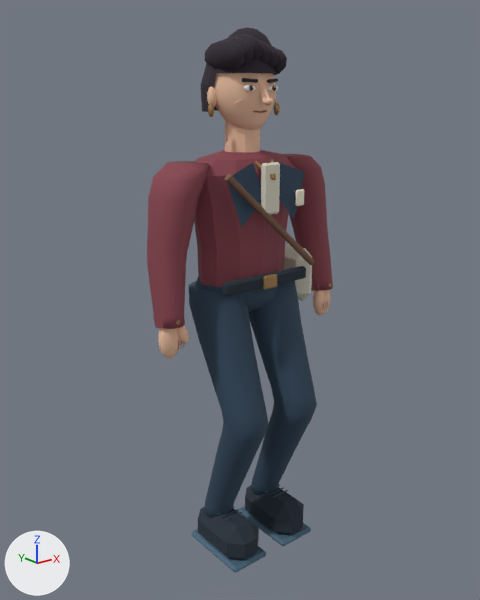
The glTF model public/assets/theater/witness.glb, before and after one commit.
Rendered twice from a camera (50 mm lens) standing at (-1.371, -1.702, 1.597) and looking at (-0.015, -0.007, 0.919). Lighting does not change. The marker at lower left points along +X, +Y and +Z. The picture after the commit comes second. Vertices at exactly the same position are counted once.

In view in the first picture: 'witness_skinned_mesh'.
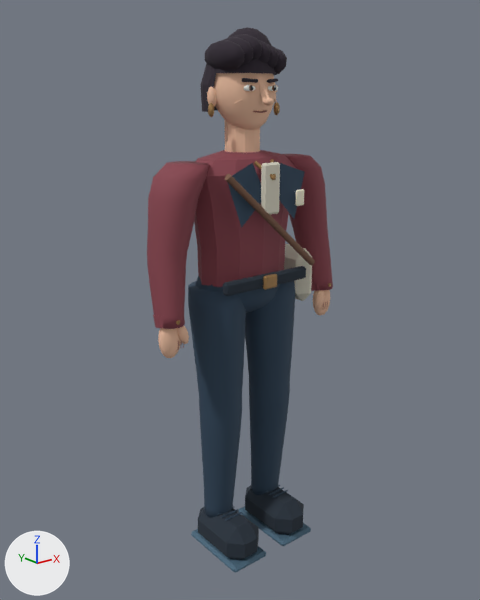
What changed in the scene script:
```text
Change me_tailored_torso_001:
    used by ob_witness_skinned_mesh; location = (0.0, 0.0, 0.0)
    remove me_tailored_torso_001.from_pydata(...)  # 3640 vertices, 6952 faces; spans x -0.37..0.37, y -0.24..0.18, z 0.0..1.8
    add me_tailored_torso_001.from_pydata(...)  # 3640 vertices, 6952 faces; spans x -0.37..0.37, y -0.19..0.18, z 0.0..1.8
    me_tailored_torso_001 part 1: 288 of 3640 vertices moved; they spanned x -0.21..0.21, y -0.24..0.09, z 0.22..0.93 and now span x -0.21..0.21, y -0.1..0.09, z 0.22..0.93; mean shift (0.0, 0.08, 0.0); largest move (-0.11, -0.24, 0.55) -> (-0.11, -0.09, 0.55)
```

Where the change shows, as pixel boxes (x1, y1, x2, y2) in the pictures (480 x 600 px; the box of a moved part takes in the faces that stretch with it):
part 1 of me_tailored_torso_001, moved or reshaped
    before: (189, 281, 317, 511)
    after: (188, 281, 295, 511)
